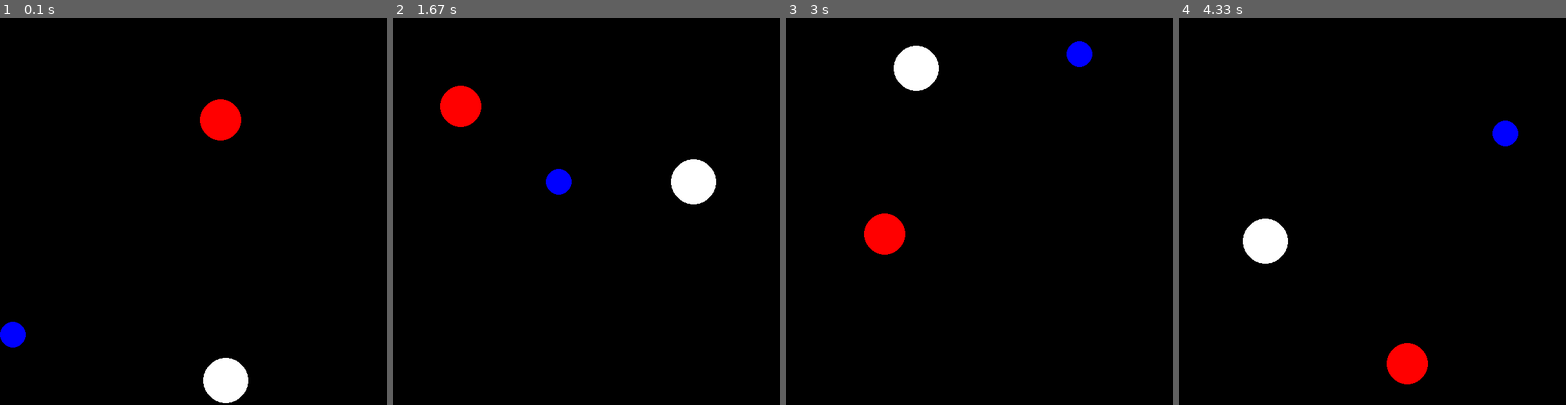
Above: before the commit, frames 1-4 (left to right).
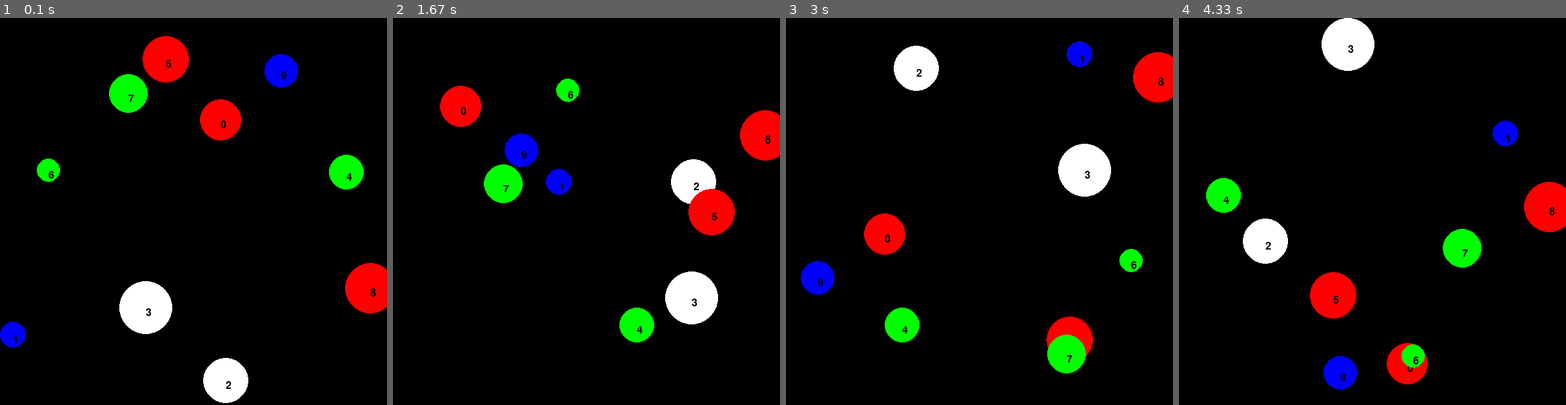
Above: after the commit, the same moments.

Repository: bchipman/bouncing_balls_pygame
Game: pygame game, started from main.py
Same seed, same stepped clock (60 frames per second), same inputs: the game is played once before the commit and once after it.
Inputs:
- Up to frame 1 (0.1 s): no input
- Up to frame 2 (1.67 s): no input
- Up to frame 3 (3 s): no input
- Up to frame 4 (4.33 s): no input

The runs differ from the first frame. In frame 1, 6.0% of the frame differs, in the area x 3-100%, y 4-96%; in frame 2, 5.9%; in frame 3, 5.4%; in frame 4, 6.0%, in the area x 7-100%, y 0-96%.

Commit message:
Balls now display their number in the center (roughly).

Diff:
--- a/ball_module.py
+++ b/ball_module.py
@@ -1,6 +1,8 @@
 import calculate
 import colors
 import random
+
+
 class Ball:
     def __init__(self, number, color, center, radius, velocity, window_size):
         self.window_size = window_size
@@ -12,6 +14,7 @@
         self.velocity_absolute = velocity_Coordinate.absolute(window_size)
         center_Coordinate = Coordinate(center)            # calculate absolute version only once, at beginning (assuming window cannot be resized)
         self.center_absolute = center_Coordinate.absolute(window_size)
+
     def move(self):
         x_abs, y_abs = self.center_absolute
         dx_abs, dy_abs = self.velocity_absolute
@@ -20,11 +23,14 @@
         new_xy_abs = new_x_abs, new_y_abs
         self.center_absolute = new_xy_abs
         self._change_velocity_direction_if_necessary(new_xy_abs)
+
     def _change_velocity_direction_if_necessary(self, new_position_abs):
         ball_edges = calculate.edge_values(new_position_abs, self.radius_absolute)
         walls_hit = calculate.walls_hit(ball_edges, self.window_size)
         new_velocity_abs = calculate.velocity_after_wall_collision(self.velocity_absolute, walls_hit)
         self.velocity_absolute = new_velocity_abs
+
+
 class BallCreator:
     def __init__(self, options):
         self.number_balls = options.total_number_balls
@@ -33,12 +39,14 @@
         self.velocity_range = options.velocity_range
         self.window_size = options.window_size
         self.balls = self._setup_balls()
+
     def _setup_balls(self):
         balls = []
         for n in range(0, self.number_balls):
             ball = self._create_random_ball(n)
             balls.append(ball)
         return balls
+
     def _create_random_ball(self, N):
         xy, XY = self.center_xy_range
         r, R = self.radius_range
@@ -50,6 +58,7 @@
         V = BallCreator.RND(self.velocity_range)
         V = BallCreator.RND([-V, V])
         return Ball(number=N, color=C, center=(X, Y), radius=R, velocity=(V, V), window_size=self.window_size)
+
     @staticmethod
     def RND(range_or_options):
         if type(range_or_options) is tuple:
@@ -60,6 +69,8 @@
                 return random.uniform(a, b)
         elif type(range_or_options) is list:
             return random.choice(range_or_options)
+
+
 class Coordinate:
     def __init__(self, xy, total_size=None):
         x, y = xy
@@ -70,8 +81,10 @@
         elif type(x) == type(y) == float:   # Given in proportions (relative)
             self._relative_x = x
             self._relative_y = y
+
     def relative(self):
         return (self._relative_x, self._relative_y)
+
     def absolute(self, absolute_size):
         W, H = absolute_size
         return (int(self._relative_x * W), int(self._relative_y * H))
--- a/main.py
+++ b/main.py
@@ -2,31 +2,41 @@
 from colors import *
 import pygame
 import sys
+
+
 class Main:
     def __init__(self):
         self.options = Options()
         self.window = Window(self.options.window_size)
         self.balls = ball_module.BallCreator(self.options).balls
         self.START_GAME_LOOP()
+
     def START_GAME_LOOP(self):
+        pygame.init()
         while True:
             self.check_for_pygame_quit_event()
             self.window.surface.fill(BLACK)
             for ball in self.balls:
                 ball.move()
                 center_in_pixels = ball.center_absolute
-                radius_in_pixels_tuple = ball.radius_absolute
-                radius_in_pixels = radius_in_pixels_tuple[0]
+                radius_in_pixels = ball.radius_absolute[0] # is a tuple; allows possibility for ovals later.
                 print('center_in_pixels', center_in_pixels)
                 print('radius_in_pixels', radius_in_pixels)
                 pygame.draw.circle(self.window.surface, ball.color, center_in_pixels, radius_in_pixels)
+                basic_font = pygame.font.SysFont(None, 24)
+                text = basic_font.render(str(ball.number), True, BLACK)
+                self.window.surface.blit(text, center_in_pixels)
+
             pygame.display.update()
             pygame.time.delay(20)
+
     def check_for_pygame_quit_event(self):
         for event in pygame.event.get():
             if event.type == pygame.QUIT:
                 pygame.quit()
                 sys.exit()
+
+
 class Window:
     def __init__(self, size):
         self.size = size
@@ -34,12 +44,16 @@
         self.height = size[1]
         self.surface = pygame.display.set_mode(size)
         pygame.display.set_caption('Version 1')
+
+
 class Options:
     def __init__(self):
-        self.total_number_balls = 3  # integer
+        self.total_number_balls = 10  # integer
         self.center_xy_range = (0.010, 0.99)  # proportion of window
         self.radius_range = (0.025, 0.075)  # proportion of window
         self.velocity_range = (0.005, 0.010)  # proportion of window
         self.window_size = (600, 600)  # pixels
+
+
 if __name__ == '__main__':
     Main()
Not shown, added: .gitignore
